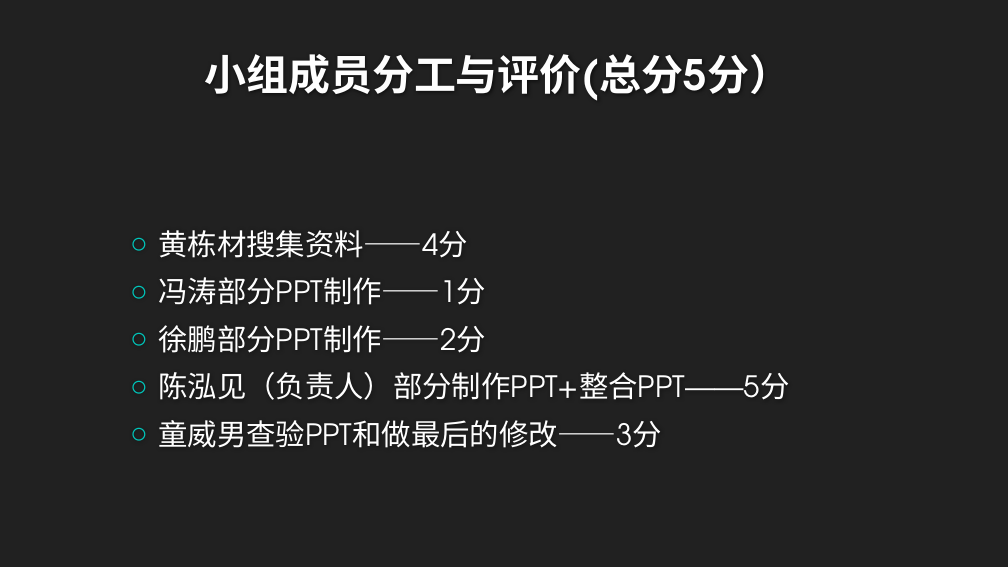
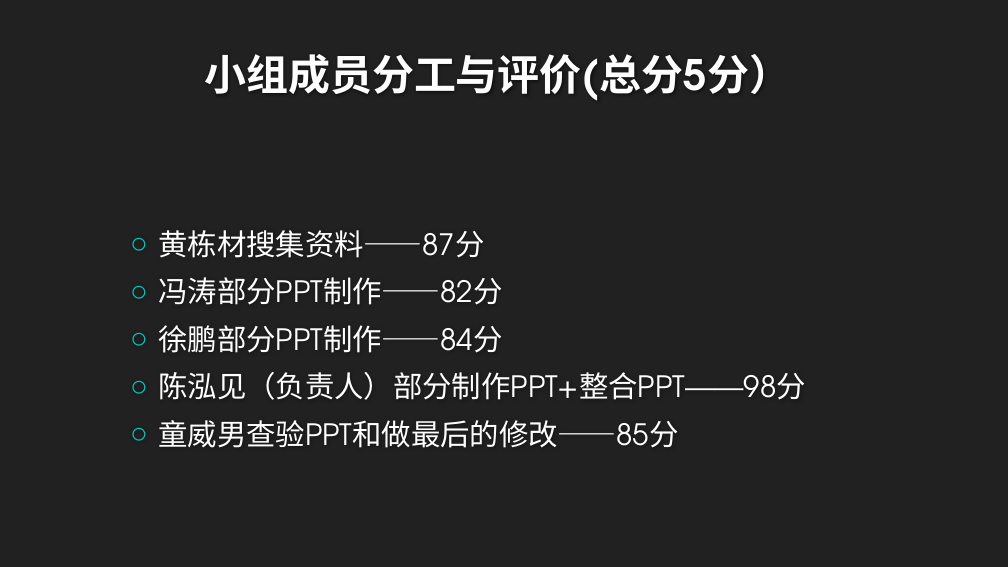
Before and after one commit to twn422/PRD2017, a slide deck: slide 27 of PRD-2017-G24/STW/非受控文件/翻转课堂作业/UML概述/UML概述.pptx (slide 26 before the commit). Drawn at 1008x567 pixels with LibreOffice and Linux fonts; fonts in the diff are those of the drawing; background and template pictures are left out. Boxes give left, top, right and bottom in pixels: in the first picture for what was removed or moved away, otherwise in the second. Text is boxed around its words. In the diff, an @@ line names an element or a change of style, - is before the commit and + after.

Commit message:
修改打分情况

```diff
--- a/PRD-2017-G24/STW/非受控文件/翻转课堂作业/UML概述/UML概述.pptx
+++ b/PRD-2017-G24/STW/非受控文件/翻转课堂作业/UML概述/UML概述.pptx
@@ text at (158,230,805,448): text changed @@
-○ 黄栋材搜集资料——4分
-○ 冯涛部分PPT制作——1分
-○ 徐鹏部分PPT制作——2分
-○ 陈泓见（负责人）部分制作PPT+整合PPT——5分
-○ 童威男查验PPT和做最后的修改——3分
+○ 黄栋材搜集资料——87分
+○ 冯涛部分PPT制作——82分
+○ 徐鹏部分PPT制作——84分
+○ 陈泓见（负责人）部分制作PPT+整合PPT——98分
+○ 童威男查验PPT和做最后的修改——85分
```
Also in this commit, not shown: 4 other slides changed, 1 slide added, 2 other files.
